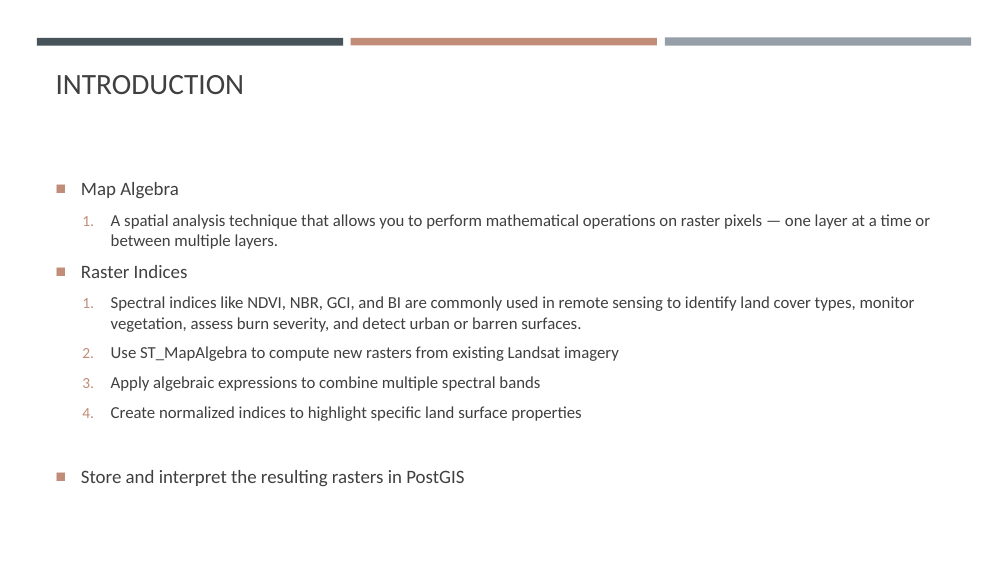
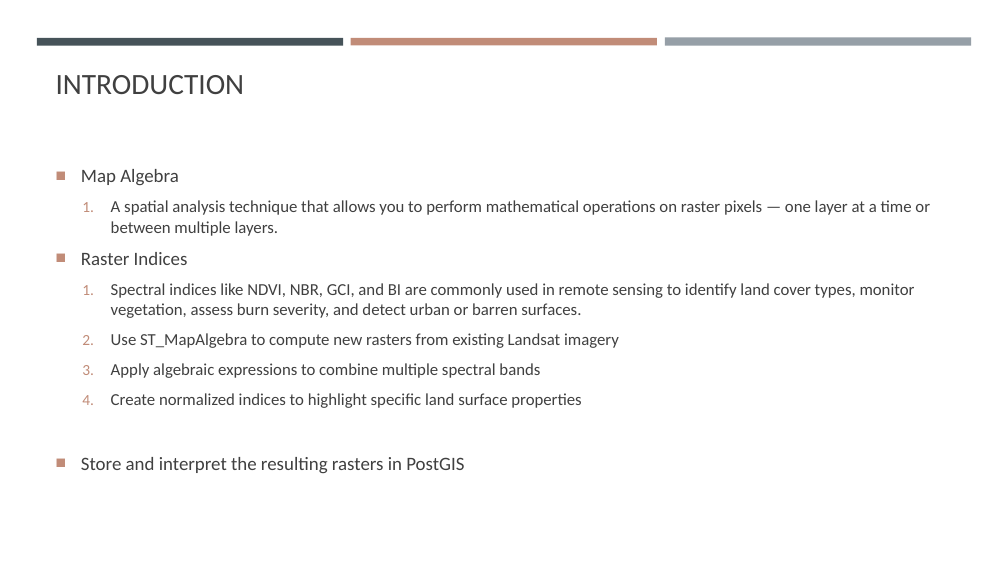
Before and after one commit to gisynw/ssj-376, a slide deck: slide 4 of docs/Lectures/Week12/Week12_Raster.pptx. Drawn at 1008x567 pixels with LibreOffice and Linux fonts; fonts in the diff are those of the drawing. Boxes give left, top, right and bottom in pixels: in the first picture for what was removed or moved away, otherwise in the second. Text is boxed around its words. In the diff, an @@ line names an element or a change of style, - is before the commit and + after.

Commit message:
update week12 raster

```diff
--- a/docs/Lectures/Week12/Week12_Raster.pptx
+++ b/docs/Lectures/Week12/Week12_Raster.pptx
@@ text "Map Algebra": place and size @@
-text "Map Algebra" at <box>81,182,930,486</box>
+text "Map Algebra" at <box>81,169,930,473</box>
```
Also in this commit, not shown: 1 slide added, 1 other file.
